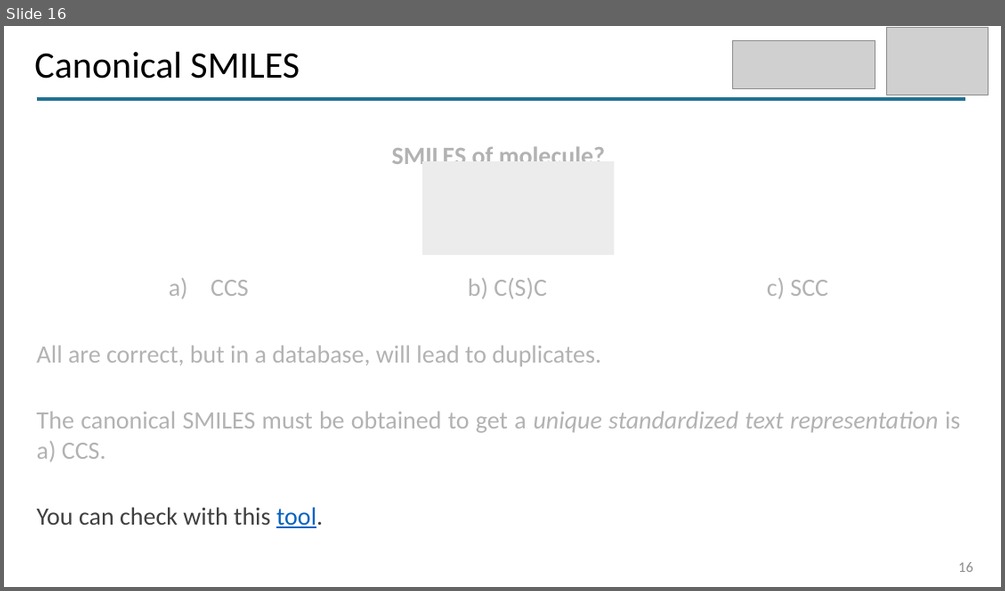
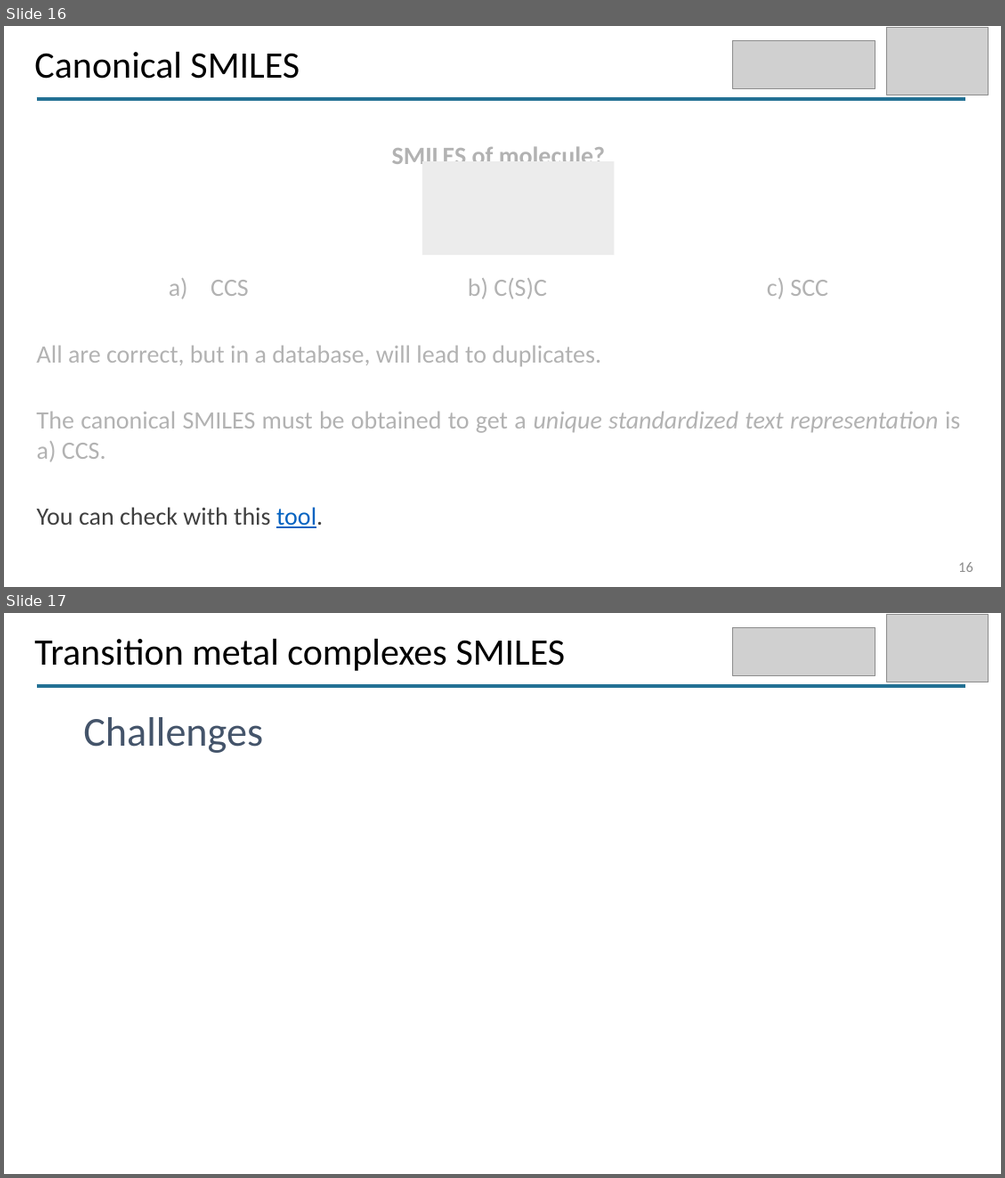
Before and after one commit to camlcworkshop/camlcworkshop.github.io, a slide deck: Sessions/Moran/Introduction_to_cheminformatics.pptx. Shown one above the other, each under a label of ours: slide 16 before the commit, slides 16 and 17 after it. The pictures are 1005x591 and 1005x1178 pixels, drawn with LibreOffice and Linux fonts; fonts in the diff are those of the drawing; grey boxes stand for pictures. Boxes give left, top, right and bottom in pixels: in the first picture for what was removed or moved away, otherwise in the second. Text is boxed around its words. In the diff, an @@ line names an element or a change of style, - is before the commit and + after.

```diff
--- a/Sessions/Moran/Introduction_to_cheminformatics.pptx
+++ b/Sessions/Moran/Introduction_to_cheminformatics.pptx
@@ slide 17 added at bbox=[4, 613, 1001, 1174], background #FFFFFF @@
@@ text added at bbox=[34, 639, 566, 671], 36 pt, text #000000 @@
+Transition metal complexes SMILES
@@ picture added at bbox=[733, 628, 876, 676] @@
@@ picture added at bbox=[886, 614, 988, 682] @@
@@ line added from (37, 686) to (966, 686), #237194 3 pt @@
@@ title added at bbox=[83, 717, 263, 753], 39.6 pt, text #44546A @@
+Challenges
```
Also in this commit, not shown: 1 slide changed, 2 other slides added, 17 other files.
